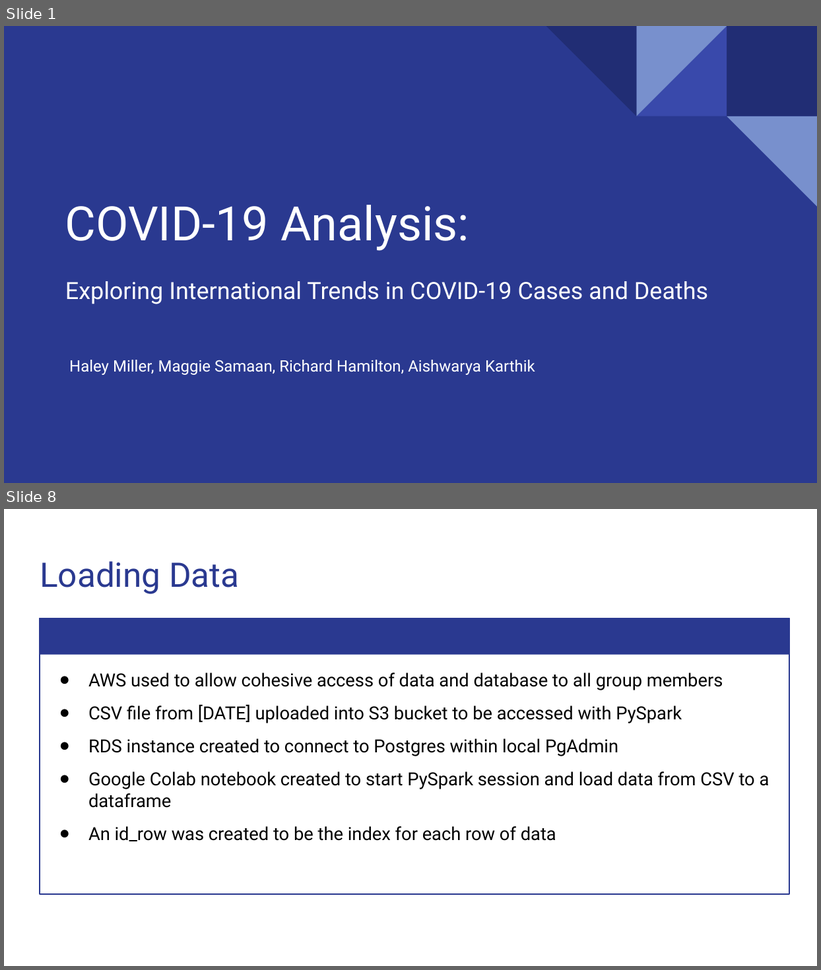
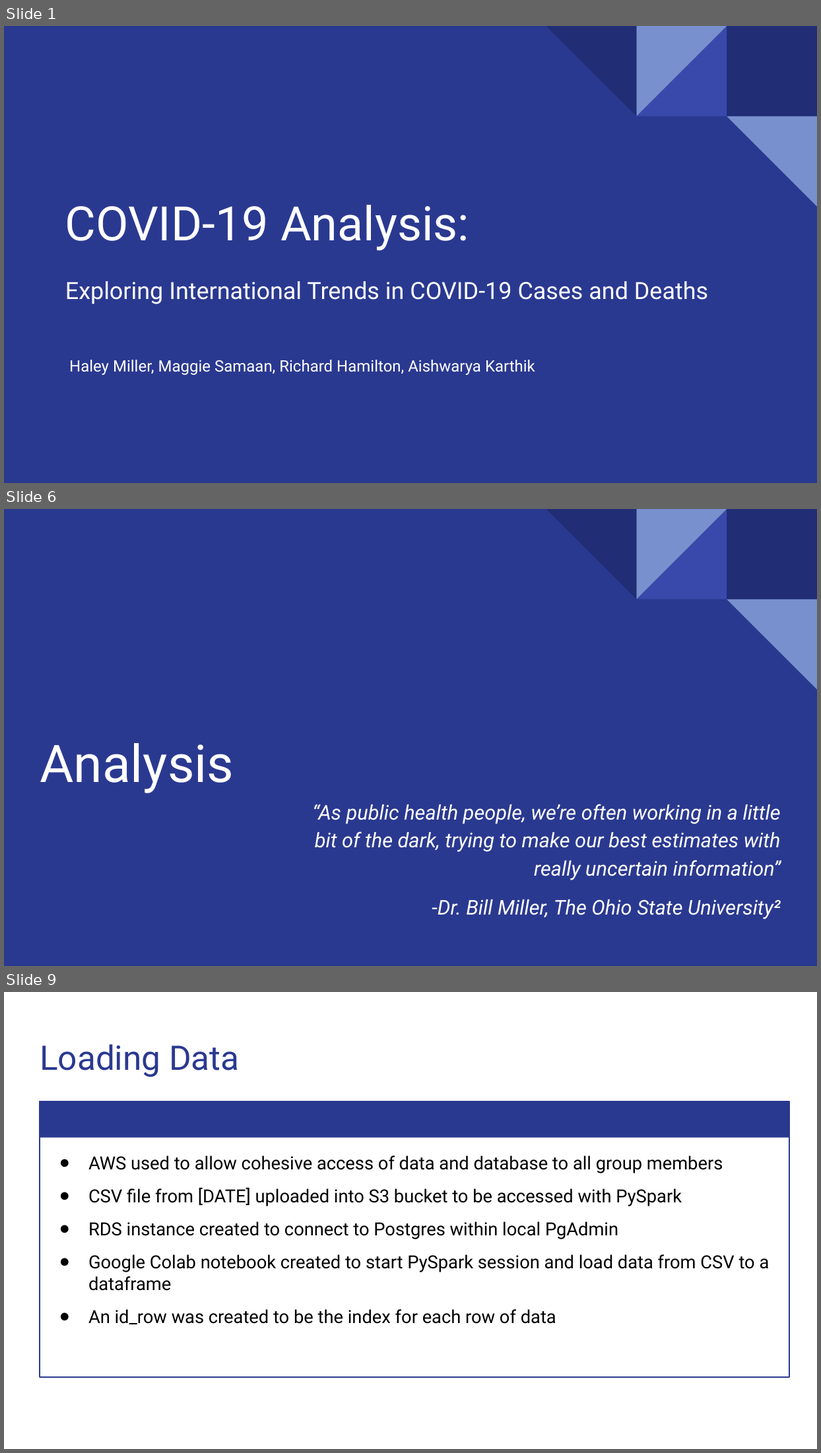
Before and after one commit to Magzzie/COVID-19_Analysis, a slide deck: COVID-19 Analysis.pptx. Shown one above the other, each under a label of ours: slides 1 and 8 before the commit, slides 1, 6 and 9 after it; the slides between them are not shown. The pictures are 821x970 and 821x1453 pixels, drawn with LibreOffice and Linux fonts; fonts in the diff are those of the drawing. Boxes give left, top, right and bottom in pixels: in the first picture for what was removed or moved away, otherwise in the second. Text is boxed around its words. In the diff, an @@ line names an element or a change of style, - is before the commit and + after.

```diff
--- a/COVID-19 Analysis.pptx
+++ b/COVID-19 Analysis.pptx
@@ slide 6 added at [4, 509, 817, 966], background #2A3990; not listed: 5 template elements that a slide beside it also shows @@
@@ title added at [40, 743, 234, 793], 46 pt, text #FFFFFF @@
+Analysis
@@ text added at [312, 804, 781, 920], 18 pt, text #FFFFFF, italic @@
+“As public health people, we’re often working in a little bit of the dark, trying to make our best estimates with really uncertain information”
+-Dr. Bill Miller, The Ohio State University²
@@ what was slide 8 is now slide 9 @@
```
Also in this commit, not shown: 8 slides changed, 10 other slides added, 5 slides removed.
